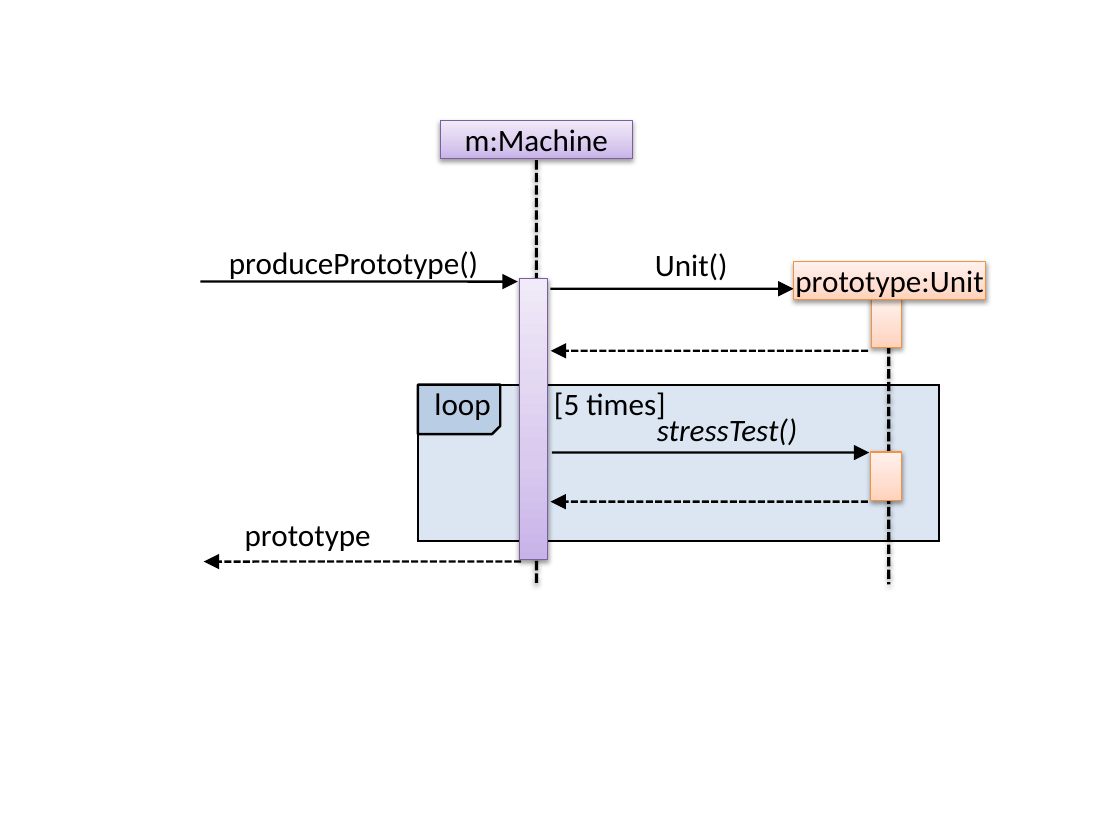
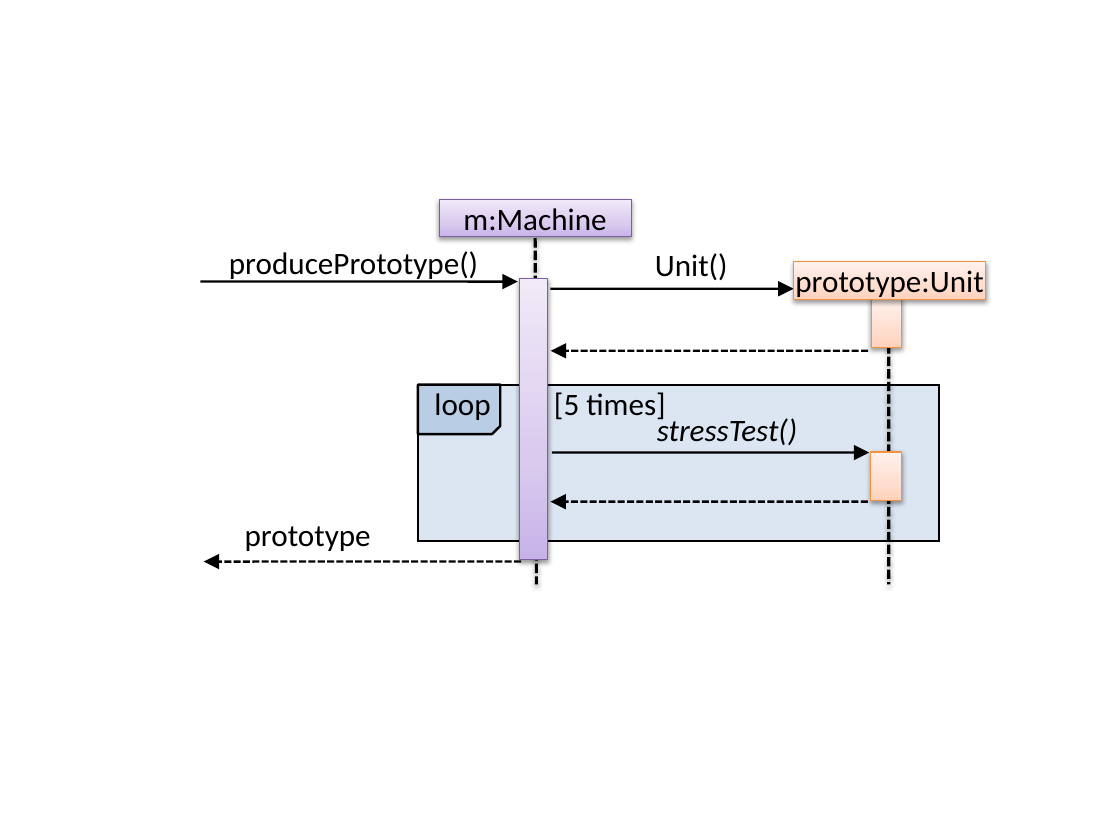
Before and after one commit to se-edu/se-book, a slide deck: slide 1 of diagrams/uml/sequenceDiagrams/introduction/Machine.pptx. Drawn at 1120x840 pixels with LibreOffice and Linux fonts; fonts in the diff are those of the drawing. Boxes give left, top, right and bottom in pixels: in the first picture for what was removed or moved away, otherwise in the second. Text is boxed around its words. In the diff, an @@ line names an element or a change of style, - is before the commit and + after.

```diff
--- a/diagrams/uml/sequenceDiagrams/introduction/Machine.pptx
+++ b/diagrams/uml/sequenceDiagrams/introduction/Machine.pptx
@@ rectangle "m:Machine": place and size @@
-rectangle "m:Machine" at [440, 121, 632, 159]
+rectangle "m:Machine" at [439, 199, 631, 237]
@@ line moved from (536, 160) - (536, 585) to (535, 239) - (536, 585) @@
```
Also in this commit, not shown: 7 other files.
